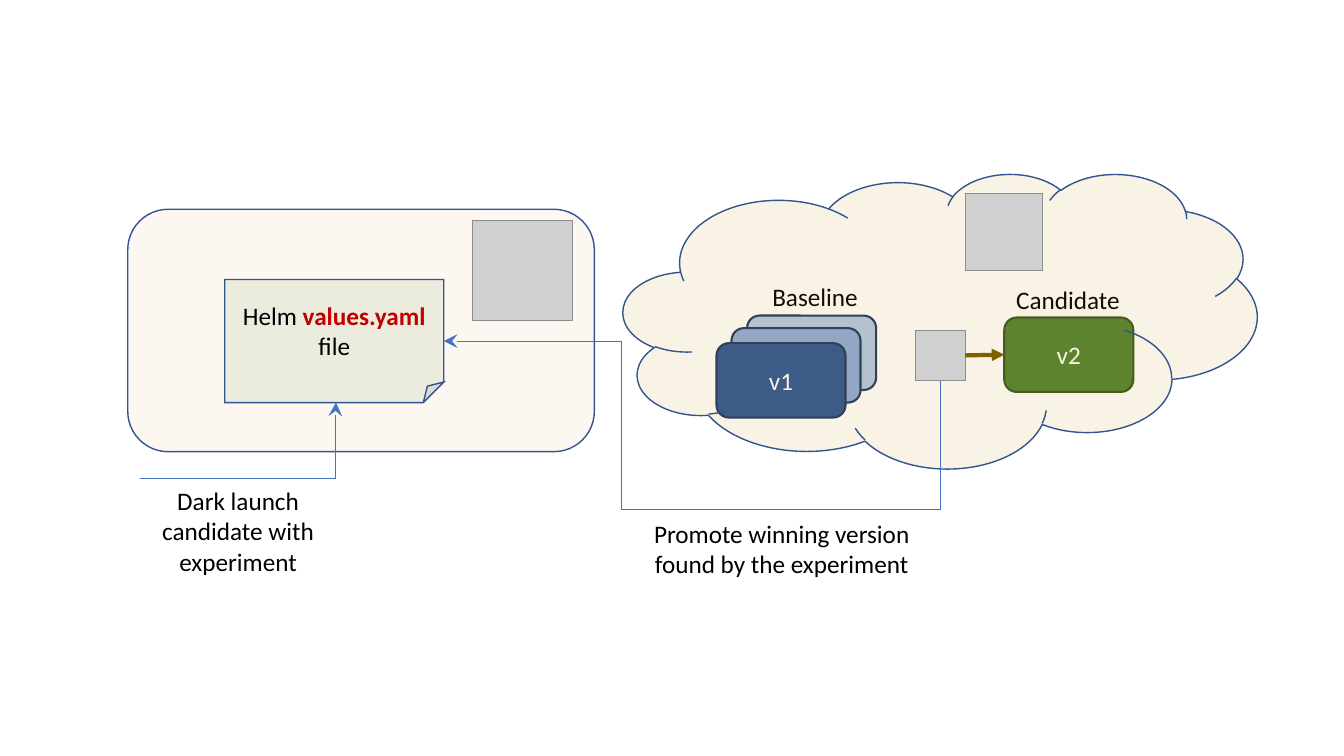
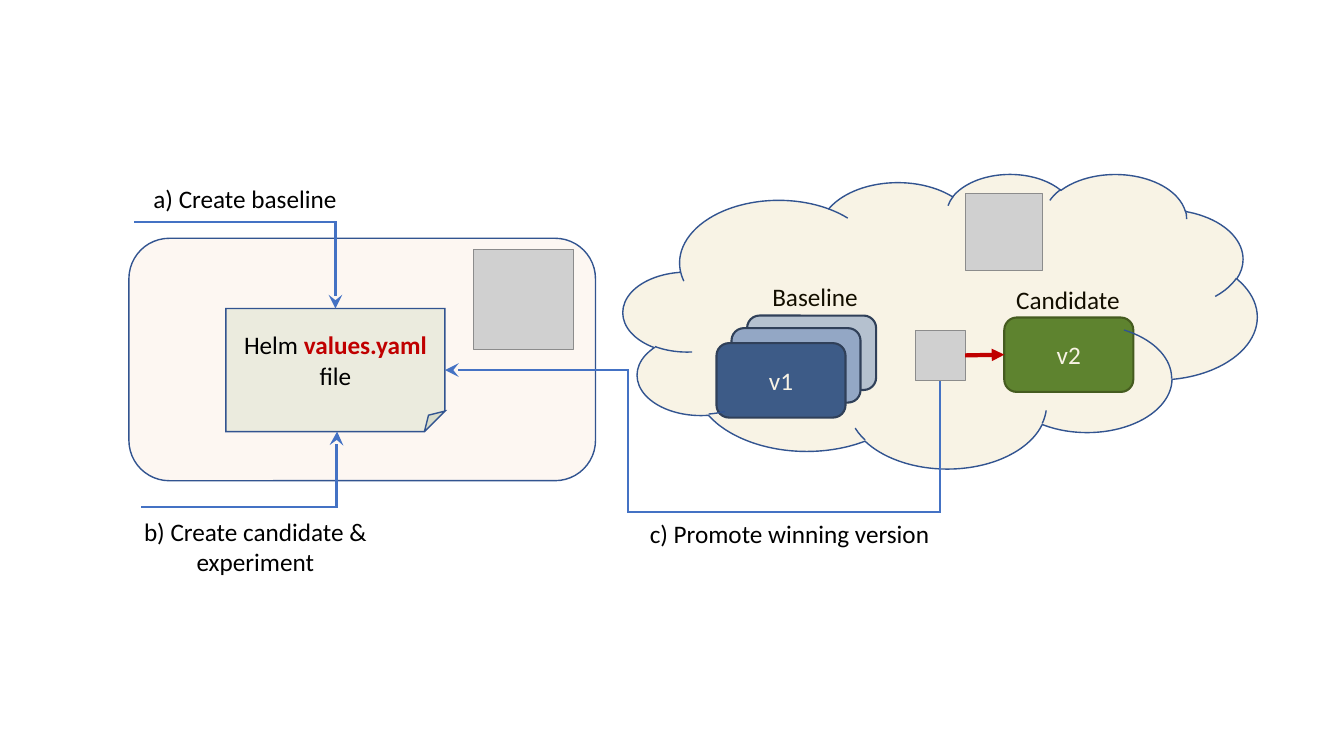
Before and after one commit to iter8-tools/iter8, a slide deck: slide 1 of mkdocs/docs/images/src/helmexgitops.pptx. Drawn at 1344x756 pixels with LibreOffice and Linux fonts; fonts in the diff are those of the drawing; grey boxes stand for pictures. Boxes give left, top, right and bottom in pixels: in the first picture for what was removed or moved away, otherwise in the second. Text is boxed around its words. In the diff, an @@ line names an element or a change of style, - is before the commit and + after.

```diff
--- a/mkdocs/docs/images/src/helmexgitops.pptx
+++ b/mkdocs/docs/images/src/helmexgitops.pptx
@@ text added at [153, 189, 336, 212], 18 pt, text #000000 @@
+a) Create baseline
@@ elbow arrow added from (134, 223) to (336, 309), #4472C4 1.5 pt @@
@@ arrow (966, 356) - (1004, 355): stroke #806000 3 pt to #C00000 3 pt @@
@@ elbow arrow moved from (941, 380) - (444, 341) to (941, 380) - (445, 370) @@
@@ elbow arrow (941, 380) - (445, 370): stroke #4472C4 0.5 pt to #4472C4 1.5 pt @@
@@ 1 picture, 1 folded corner, 1 rounded rectangle, 1 elbow arrow: place and size @@
-1 picture, 1 folded corner, 1 rounded rectangle, 1 elbow arrow at [128, 210, 595, 478]
+1 picture, 1 folded corner, 1 rounded rectangle, 1 elbow arrow at [129, 238, 596, 507]
@@ elbow arrow (141, 507) - (337, 432): stroke #4472C4 0.5 pt to #4472C4 1.5 pt @@
@@ text at [144, 522, 344, 575]: text changed @@
-Dark launch candidate with experiment
+b) Create candidate & experiment
@@ text at [650, 524, 929, 548]: text changed @@
-Promote winning version found by the experiment
+c) Promote winning version
```
Also in this commit, not shown: 5 other files.
